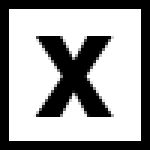
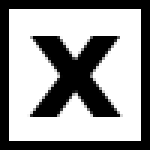
Comparing the layer stacks of the two 150 x 150 images. Changes:
painted on "x" over 27, 36, 123, 117
